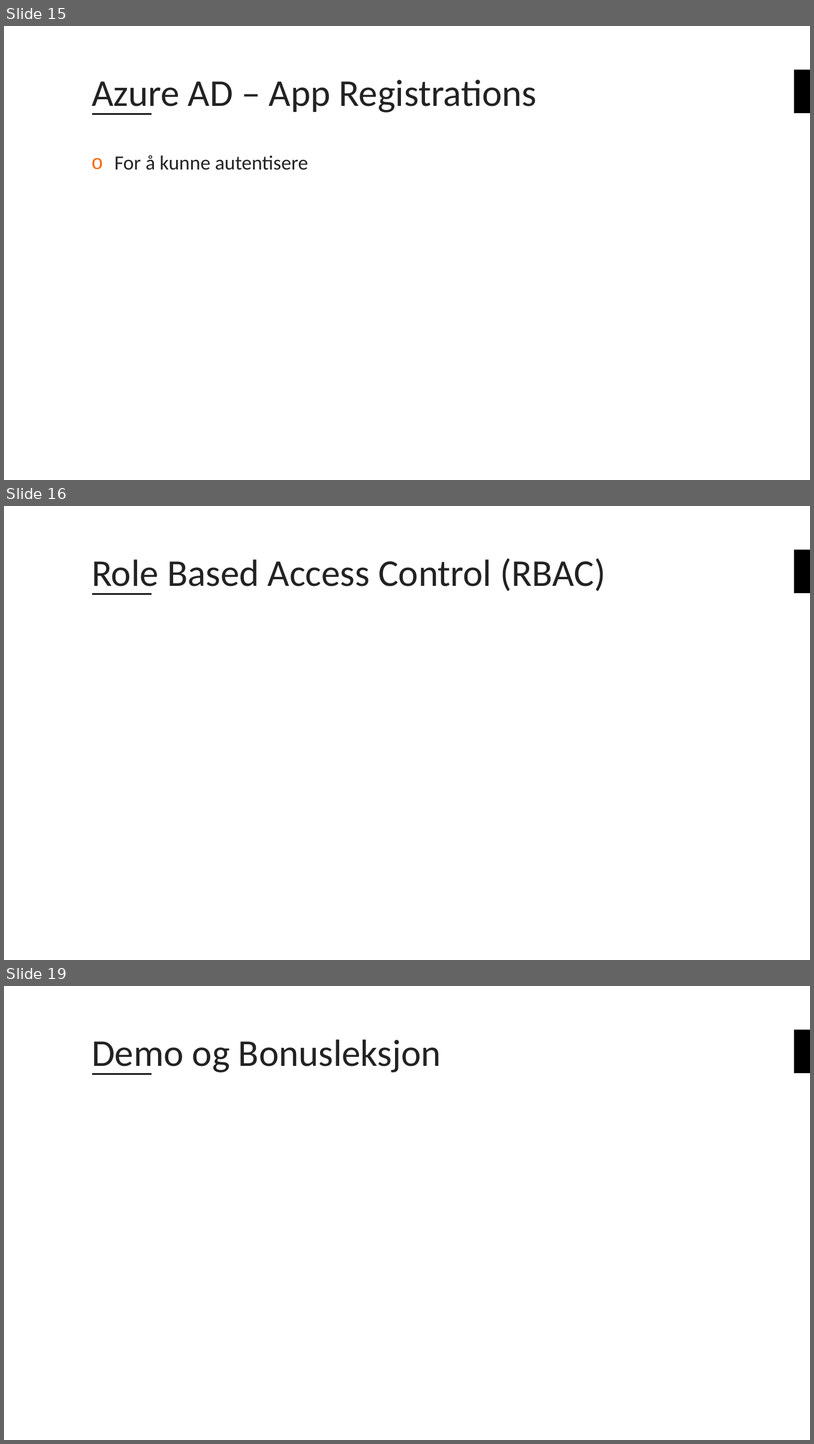
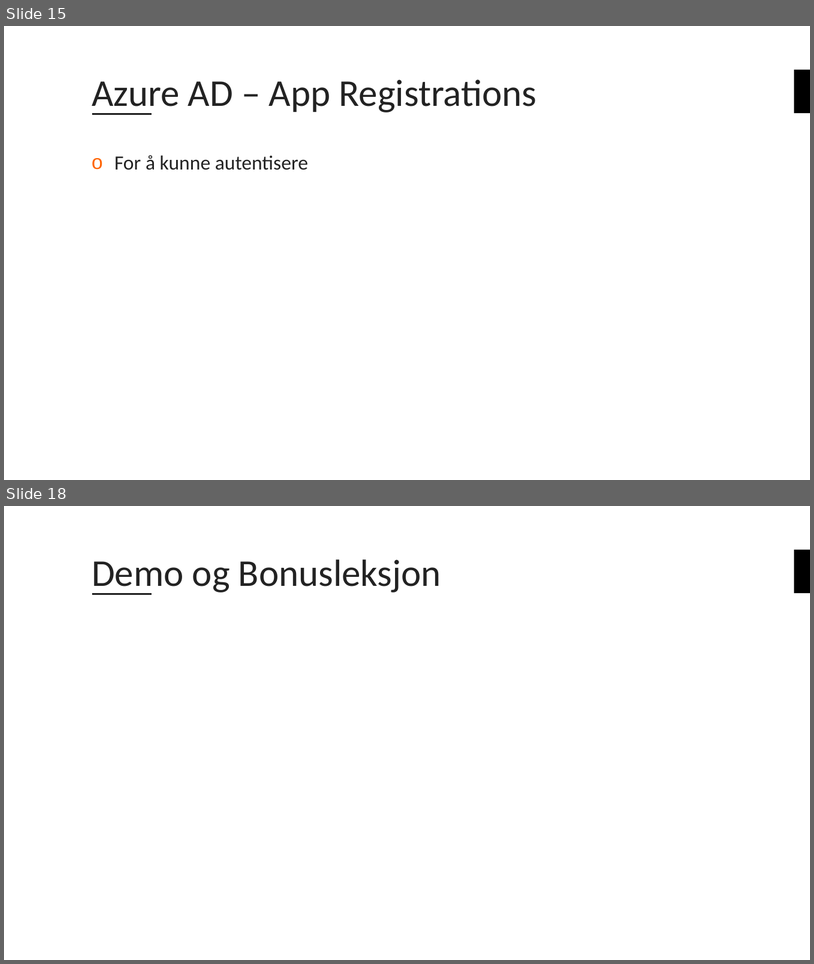
Before and after one commit to bouvet/azure-workshops, a slide deck: Workshop_3/Presentasjon/Azureskolen-Workshop#3.pptx. Shown one above the other, each under a label of ours: slides 15, 16 and 19 before the commit, slides 15 and 18 after it; the slides between them are not shown. The pictures are 814x1444 and 814x964 pixels, drawn with LibreOffice and Linux fonts; fonts in the diff are those of the drawing; background and template pictures are left out. Boxes give left, top, right and bottom in pixels: in the first picture for what was removed or moved away, otherwise in the second. Text is boxed around its words. In the diff, an @@ line names an element or a change of style, - is before the commit and + after.

```diff
--- a/Workshop_3/Presentasjon/Azureskolen-Workshop#3.pptx
+++ b/Workshop_3/Presentasjon/Azureskolen-Workshop#3.pptx
@@ slide 16 removed at (x1=4, y1=506, x2=810, y2=960), background #FFFFFF; not listed: 2 template elements that a slide beside it also shows @@
@@ title removed at (x1=92, y1=558, x2=606, y2=595) @@
-Role Based Access Control (RBAC)
@@ what was slide 19 is now slide 18 @@
```
Also in this commit, not shown: 7 slides changed.
